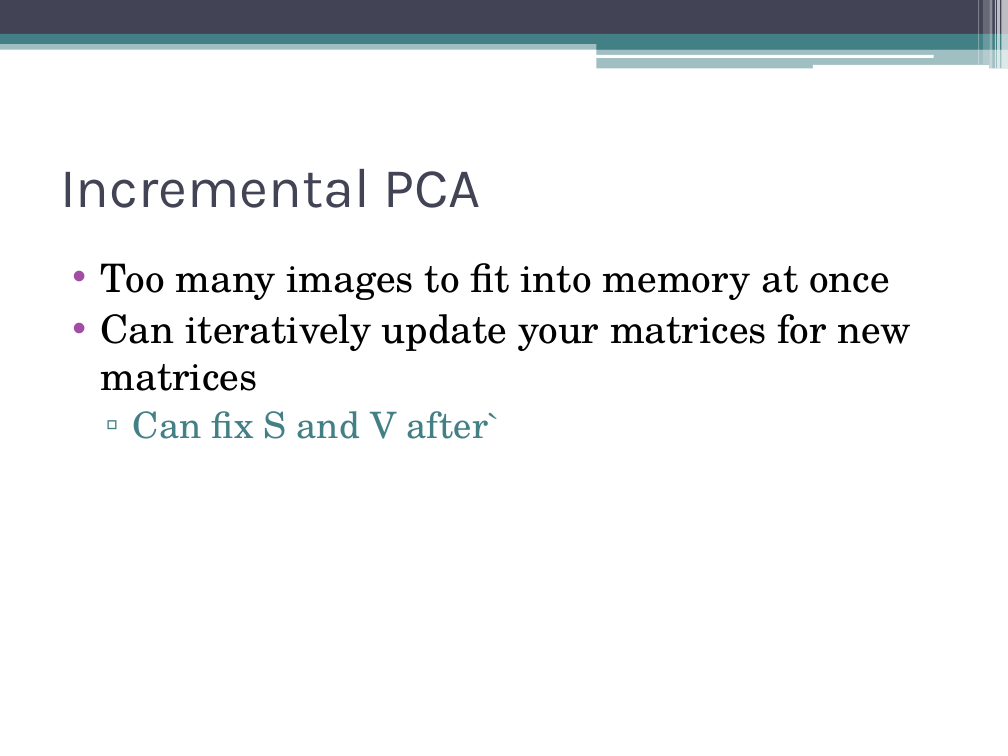
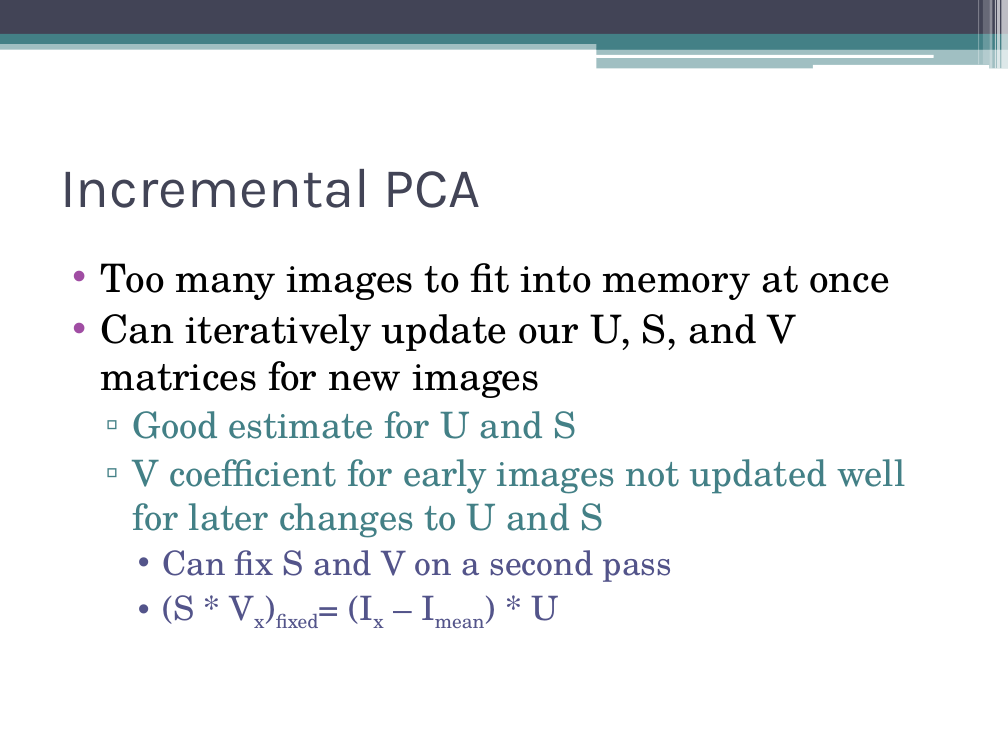
Before and after one commit to dyross/davidrossmastersproject, a slide deck: slide 15 of mastersProject/presentation/visualizationToolsForWebcams.pptx. Drawn at 1008x756 pixels with LibreOffice and Linux fonts; fonts in the diff are those of the drawing. Boxes give left, top, right and bottom in pixels: in the first picture for what was removed or moved away, otherwise in the second. Text is boxed around its words. In the diff, an @@ line names an element or a change of style, - is before the commit and + after.

```diff
--- a/mastersProject/presentation/visualizationToolsForWebcams.pptx
+++ b/mastersProject/presentation/visualizationToolsForWebcams.pptx
@@ text at (101, 314, 905, 629): text changed; size 28 to 26 pt; text colour #000000 to #438086 @@
-• Can iteratively update your matrices for new matrices
-  ▫ Can fix S and V after`
+• Can iteratively update our U, S, and V matrices for new images
+  ▫ Good estimate for U and S
+  ▫ V coefficient for early images not updated well for later changes to U and S
+    • Can fix S and V on a second pass
+    • (S * Vx)fixed= (Ix – Imean) * U
```
Also in this commit, not shown: 10 other slides changed, 10 slides added, 6 slides removed, 11 other files.
